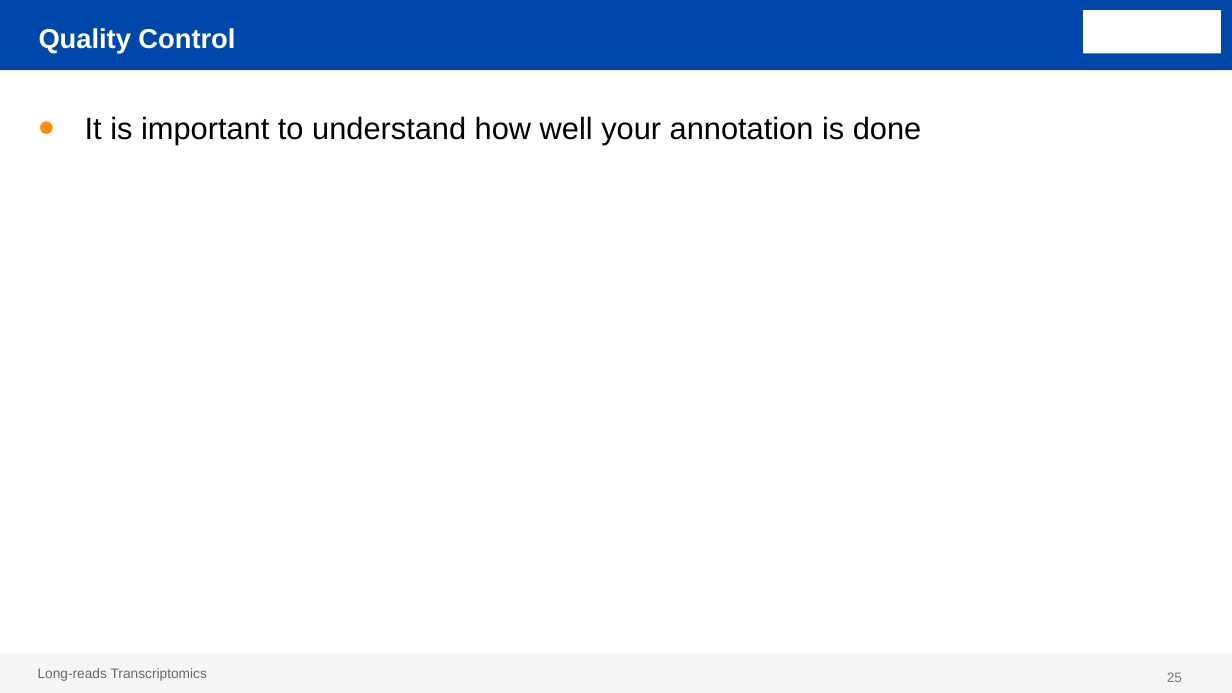
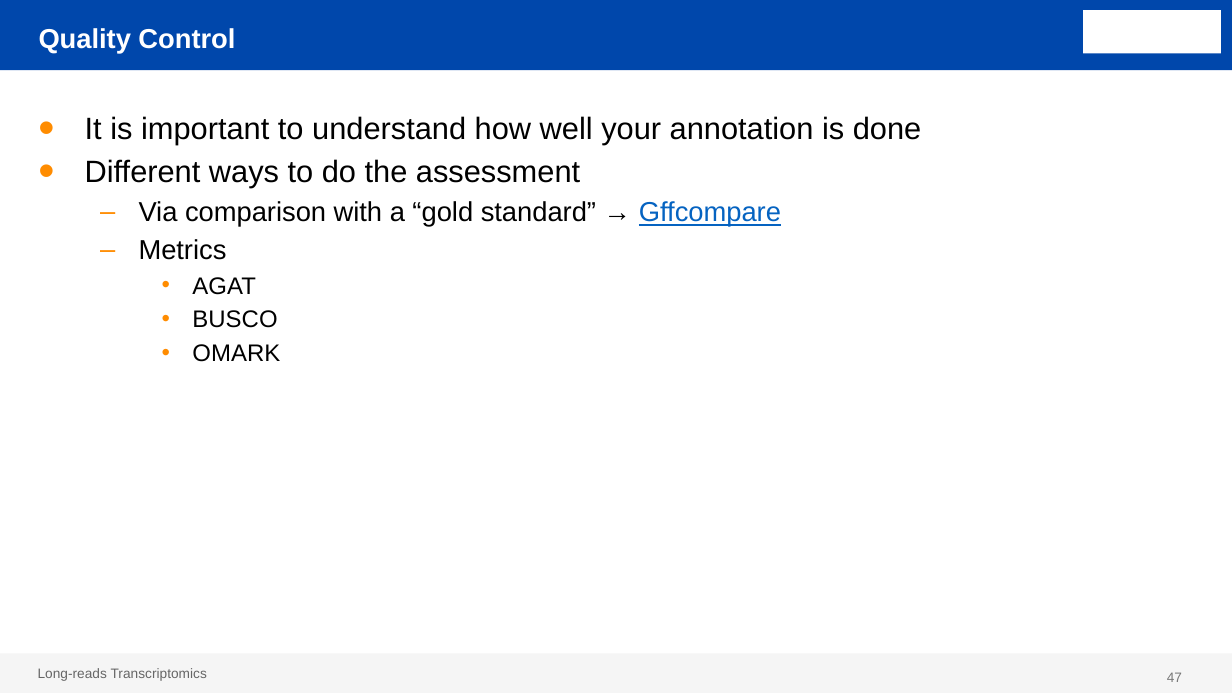
Before and after one commit to ConesaLab/VALT_Summer_Course, a slide deck: slide 47 of theory/day2/SQANTI_evidence.pptx (slide 25 before the commit). Drawn at 1232x693 pixels with LibreOffice and Linux fonts; fonts in the diff are those of the drawing; background and template pictures are left out. Boxes give left, top, right and bottom in pixels: in the first picture for what was removed or moved away, otherwise in the second. Text is boxed around its words. In the diff, an @@ line names an element or a change of style, - is before the commit and + after.

```diff
--- a/theory/day2/SQANTI_evidence.pptx
+++ b/theory/day2/SQANTI_evidence.pptx
@@ text at (85,159,781,362): paragraphs added @@
+• Different ways to do the assessment
+  – Via comparison with a “gold standard” → Gffcompare
+  – Metrics
+    • AGAT
+    • BUSCO
+    • OMARK
@@ page number at (1167,672,1182,682): text changed @@
-25
+47
```
Also in this commit, not shown: 17 other slides changed, 38 slides added, 3 slides removed, 4 other files.
